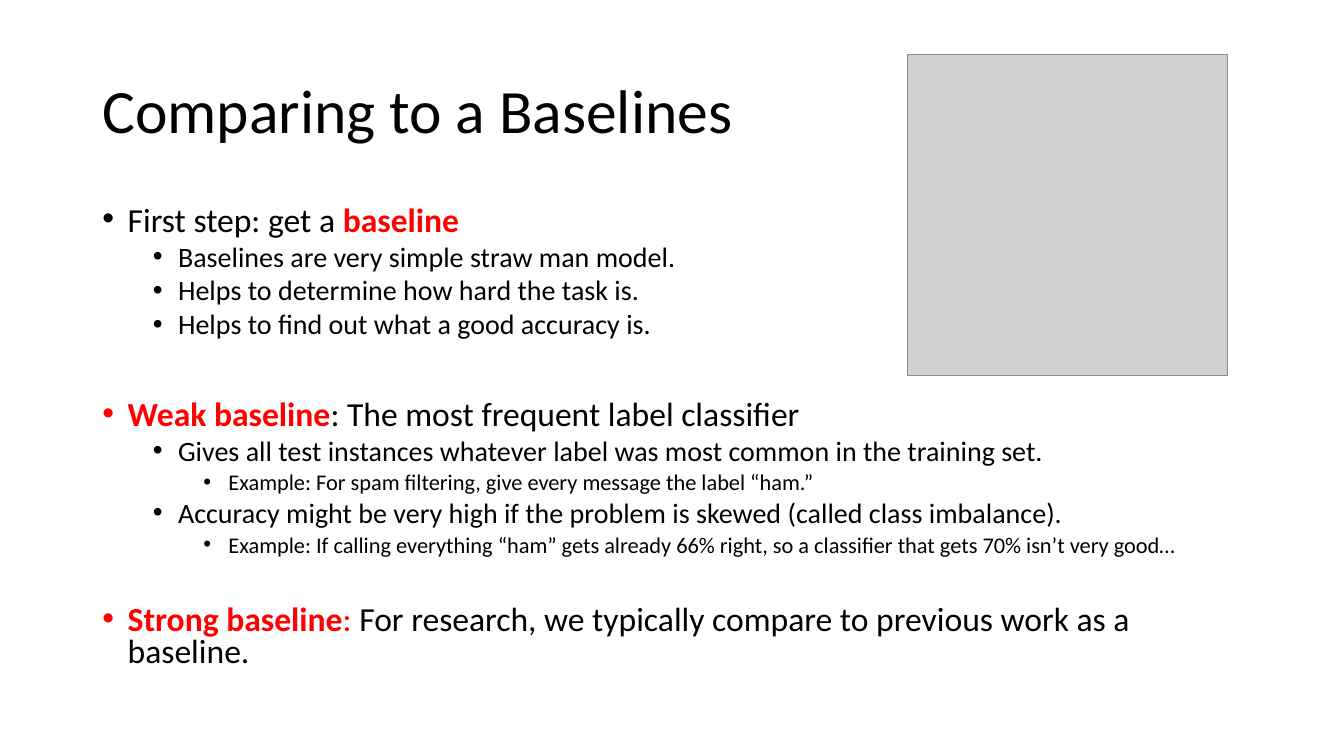
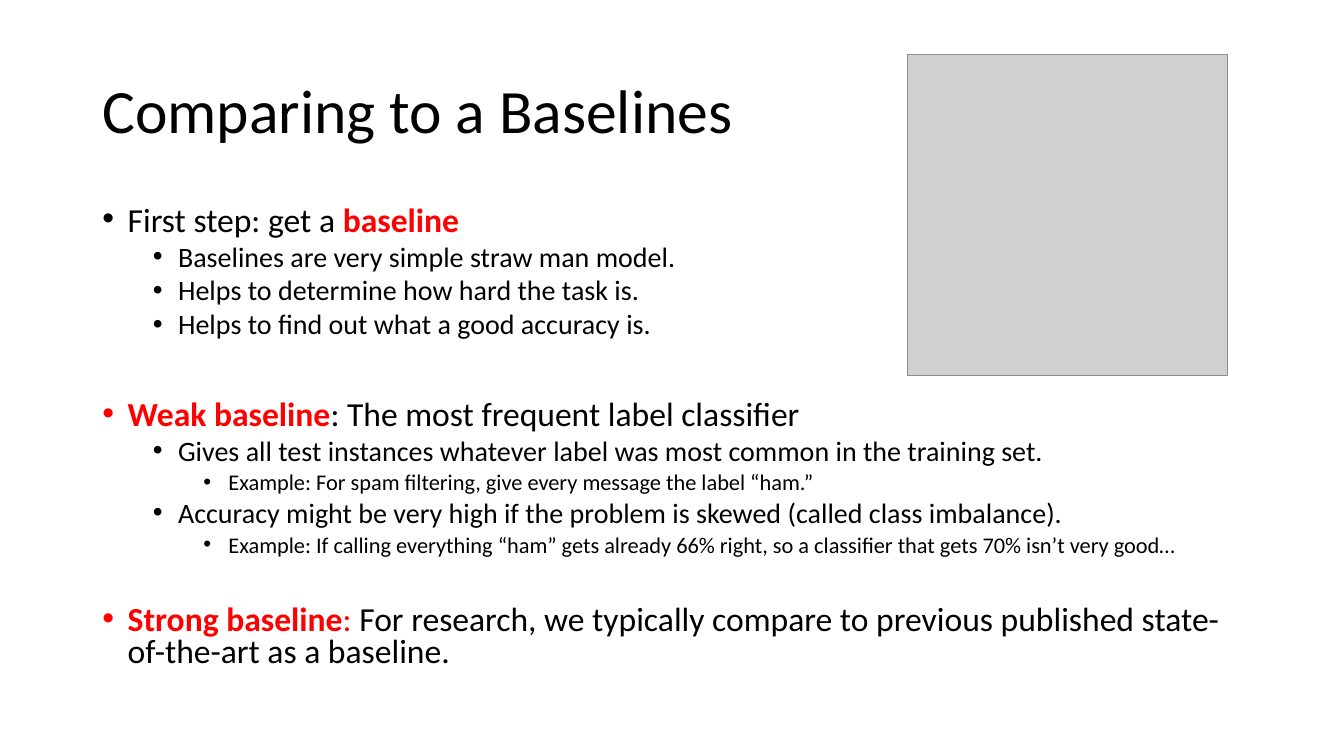
Before and after one commit to mhahsler/CS7320-AI, a slide deck: slide 21 of slides/19_ML_intro.pptx. Drawn at 1344x756 pixels with LibreOffice and Linux fonts; fonts in the diff are those of the drawing; grey boxes stand for pictures. Boxes give left, top, right and bottom in pixels: in the first picture for what was removed or moved away, otherwise in the second. Text is boxed around its words. In the diff, an @@ line names an element or a change of style, - is before the commit and + after.

```diff
--- a/slides/19_ML_intro.pptx
+++ b/slides/19_ML_intro.pptx
@@ text at (x1=128, y1=607, x2=1219, y2=664): text changed @@
-• Strong baseline: For research, we typically compare to previous work as a baseline.
+• Strong baseline: For research, we typically compare to previous published state-of-the-art as a baseline.
```
Also in this commit, not shown: 11 other slides changed, 1 slide added, 1 other file.
